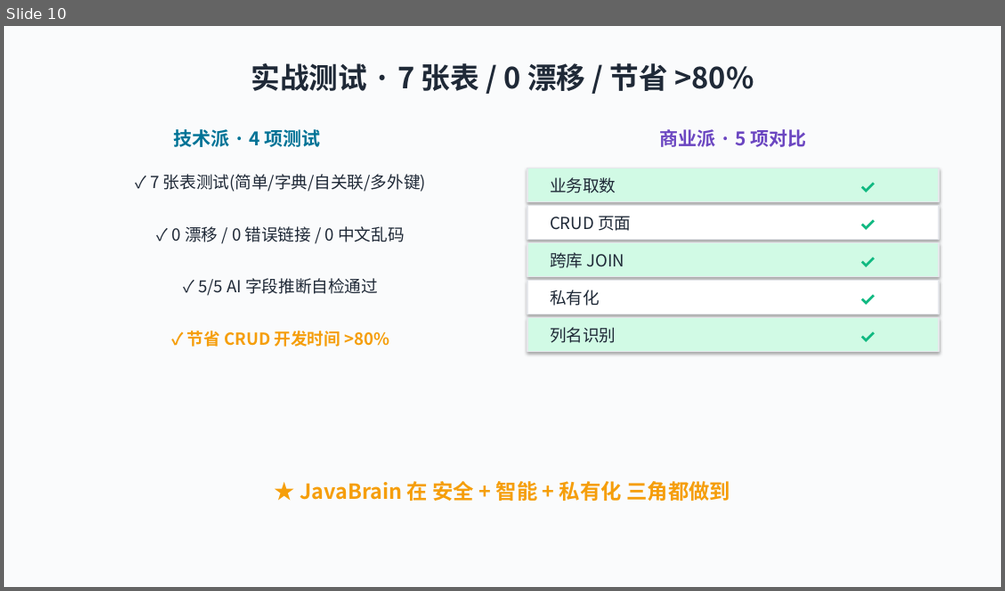
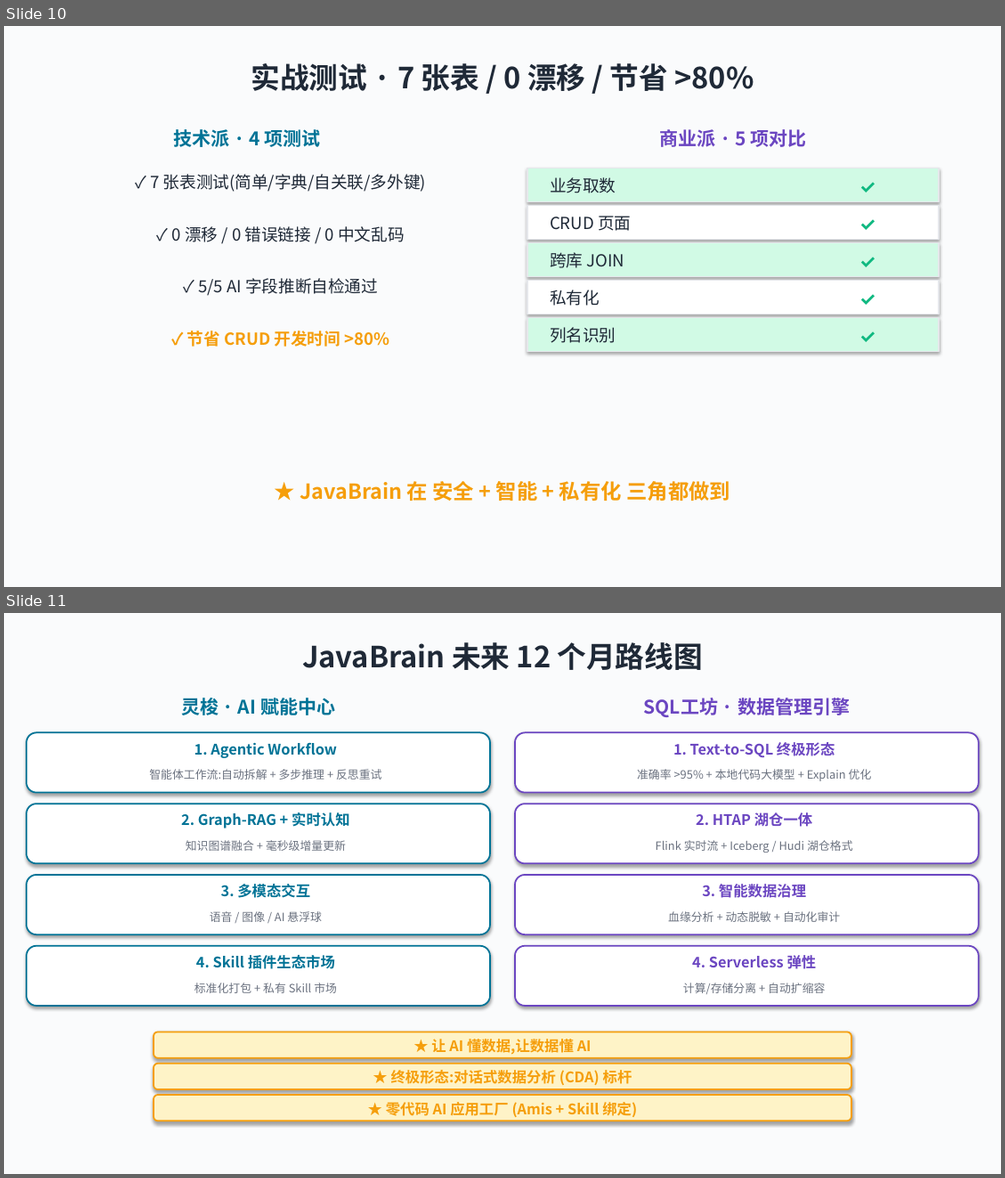
Before and after one commit to wb04307201/java-brain, a slide deck: docs/ppt/javabrain.pptx. Shown one above the other, each under a label of ours: slide 10 before the commit, slides 10 and 11 after it. The pictures are 1005x591 and 1005x1178 pixels, drawn with LibreOffice and Linux fonts; fonts in the diff are those of the drawing. Boxes give left, top, right and bottom in pixels: in the first picture for what was removed or moved away, otherwise in the second. Text is boxed around its words. In the diff, an @@ line names an element or a change of style, - is before the commit and + after.

```diff
--- a/docs/ppt/javabrain.pptx
+++ b/docs/ppt/javabrain.pptx
@@ slide 11 added at (x1=4, y1=613, x2=1001, y2=1174), background #FAFBFC @@
@@ text added at (x1=302, y1=642, x2=703, y2=670), 28 pt, text #1F2937, bold @@
+JavaBrain 未来 12 个月路线图
@@ text added at (x1=181, y1=698, x2=335, y2=715), 18 pt, text #007396, bold @@
+灵梭 · AI 赋能中心
@@ text added at (x1=644, y1=698, x2=850, y2=717), 18 pt, text #6B46C1, bold @@
+SQL工坊 · 数据管理引擎
@@ rounded rectangle added at (x1=26, y1=732, x2=490, y2=793), fill #FFFFFF, outline #007396 1.5 pt @@
@@ text added at (x1=194, y1=742, x2=337, y2=758), 14 pt, text #007396, bold @@
+1. Agentic Workflow
@@ rounded rectangle added at (x1=515, y1=732, x2=979, y2=793), fill #FFFFFF, outline #6B46C1 1.5 pt @@
@@ text added at (x1=673, y1=742, x2=834, y2=758), 14 pt, text #6B46C1, bold @@
+1. Text-to-SQL 终极形态
@@ text added at (x1=149, y1=769, x2=381, y2=779), 11 pt, text #6B7280 @@
+智能体工作流:自动拆解 + 多步推理 + 反思重试
@@ text added at (x1=637, y1=769, x2=872, y2=781), 11 pt, text #6B7280 @@
+准确率 >95% + 本地代码大模型 + Explain 优化
@@ rounded rectangle added at (x1=26, y1=803, x2=490, y2=863), fill #FFFFFF, outline #007396 1.5 pt @@
@@ text added at (x1=181, y1=812, x2=349, y2=828), 14 pt, text #007396, bold @@
+2. Graph-RAG + 实时认知
@@ rounded rectangle added at (x1=515, y1=803, x2=979, y2=863), fill #FFFFFF, outline #6B46C1 1.5 pt @@
@@ text added at (x1=696, y1=812, x2=812, y2=827), 14 pt, text #6B46C1, bold @@
+2. HTAP 湖仓一体
@@ text added at (x1=186, y1=840, x2=346, y2=851), 11 pt, text #6B7280 @@
+知识图谱融合 + 毫秒级增量更新
@@ text added at (x1=655, y1=840, x2=852, y2=852), 11 pt, text #6B7280 @@
+Flink 实时流 + Iceberg / Hudi 湖仓格式
@@ rounded rectangle added at (x1=26, y1=875, x2=490, y2=934), fill #FFFFFF, outline #007396 1.5 pt @@
@@ rounded rectangle added at (x1=515, y1=875, x2=979, y2=934), fill #FFFFFF, outline #6B46C1 1.5 pt @@
@@ text added at (x1=221, y1=884, x2=310, y2=898), 14 pt, text #007396, bold @@
+3. 多模态交互
@@ text added at (x1=702, y1=884, x2=806, y2=898), 14 pt, text #6B46C1, bold @@
+3. 智能数据治理
@@ text added at (x1=210, y1=911, x2=322, y2=922), 11 pt, text #6B7280 @@
+语音 / 图像 / AI 悬浮球
@@ text added at (x1=668, y1=911, x2=840, y2=922), 11 pt, text #6B7280 @@
+血缘分析 + 动态脱敏 + 自动化审计
@@ rounded rectangle added at (x1=26, y1=946, x2=490, y2=1005), fill #FFFFFF, outline #007396 1.5 pt @@
@@ text added at (x1=196, y1=955, x2=335, y2=969), 14 pt, text #007396, bold @@
+4. Skill 插件生态市场
@@ rounded rectangle added at (x1=515, y1=946, x2=979, y2=1005), fill #FFFFFF, outline #6B46C1 1.5 pt @@
@@ text added at (x1=692, y1=955, x2=817, y2=969), 14 pt, text #6B46C1, bold @@
+4. Serverless 弹性
@@ text added at (x1=194, y1=982, x2=337, y2=993), 11 pt, text #6B7280 @@
+标准化打包 + 私有 Skill 市场
@@ text added at (x1=683, y1=982, x2=825, y2=994), 11 pt, text #6B7280 @@
+计算/存储分离 + 自动扩缩容
@@ rounded rectangle added at (x1=154, y1=1032, x2=851, y2=1058), fill #FEF3C7, outline #F59E0B 1.5 pt @@
@@ text added at (x1=431, y1=1038, x2=591, y2=1054), 14 pt, text #F59E0B, bold @@
+★ 让 AI 懂数据,让数据懂 AI
@@ rounded rectangle added at (x1=154, y1=1063, x2=851, y2=1089), fill #FEF3C7, outline #F59E0B 1.5 pt @@
@@ text added at (x1=391, y1=1070, x2=632, y2=1085), 14 pt, text #F59E0B, bold @@
+★ 终极形态:对话式数据分析 (CDA) 标杆
@@ rounded rectangle added at (x1=154, y1=1094, x2=851, y2=1121), fill #FEF3C7, outline #F59E0B 1.5 pt @@
@@ text added at (x1=386, y1=1102, x2=637, y2=1117), 14 pt, text #F59E0B, bold @@
+★ 零代码 AI 应用工厂 (Amis + Skill 绑定)
```
Also in this commit, not shown: 2 slides changed, 1 slide removed, 3 other files.
